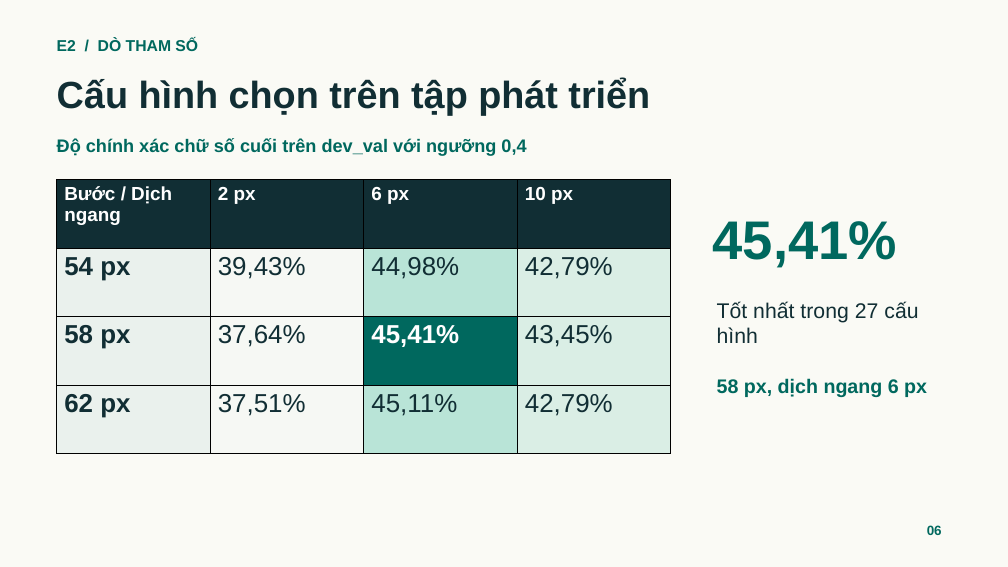
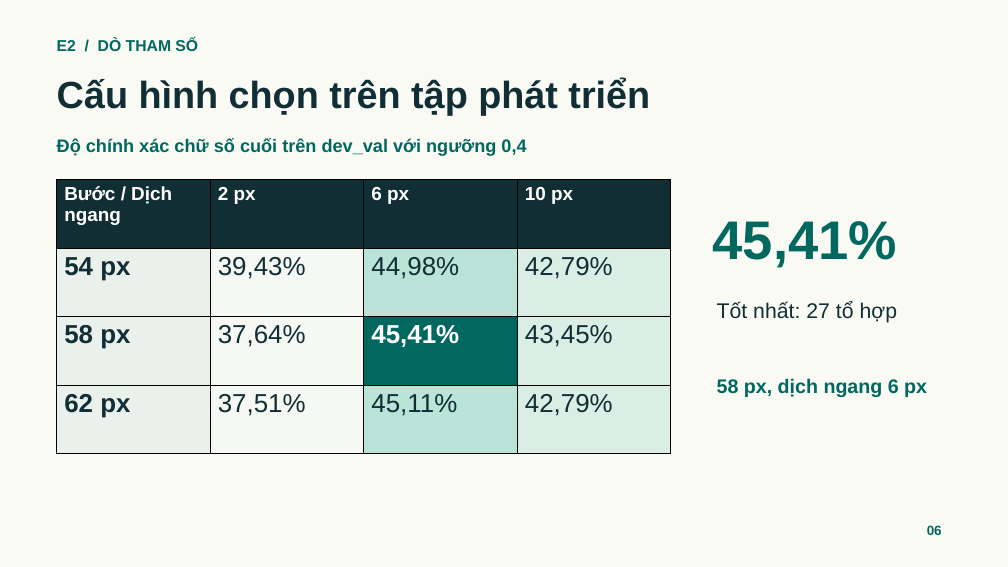
Before and after one commit to qivarnq3g/cv-water-meter-reading, a slide deck: slide 6 of report/Doc-chi-so-dong-ho-nuoc-Suon-thuyet-trinh.pptx. Drawn at 1008x567 pixels with LibreOffice and Linux fonts; fonts in the diff are those of the drawing. Boxes give left, top, right and bottom in pixels: in the first picture for what was removed or moved away, otherwise in the second. Text is boxed around its words. In the diff, an @@ line names an element or a change of style, - is before the commit and + after.

Commit message:
Fix slide text overflow after Keynote render review

```diff
--- a/report/Doc-chi-so-dong-ho-nuoc-Suon-thuyet-trinh.pptx
+++ b/report/Doc-chi-so-dong-ho-nuoc-Suon-thuyet-trinh.pptx
@@ text at (717,301,898,323): text changed @@
-Tốt nhất trong 27 cấu hình
+Tốt nhất: 27 tổ hợp
```
Also in this commit, not shown: 3 other slides changed.
